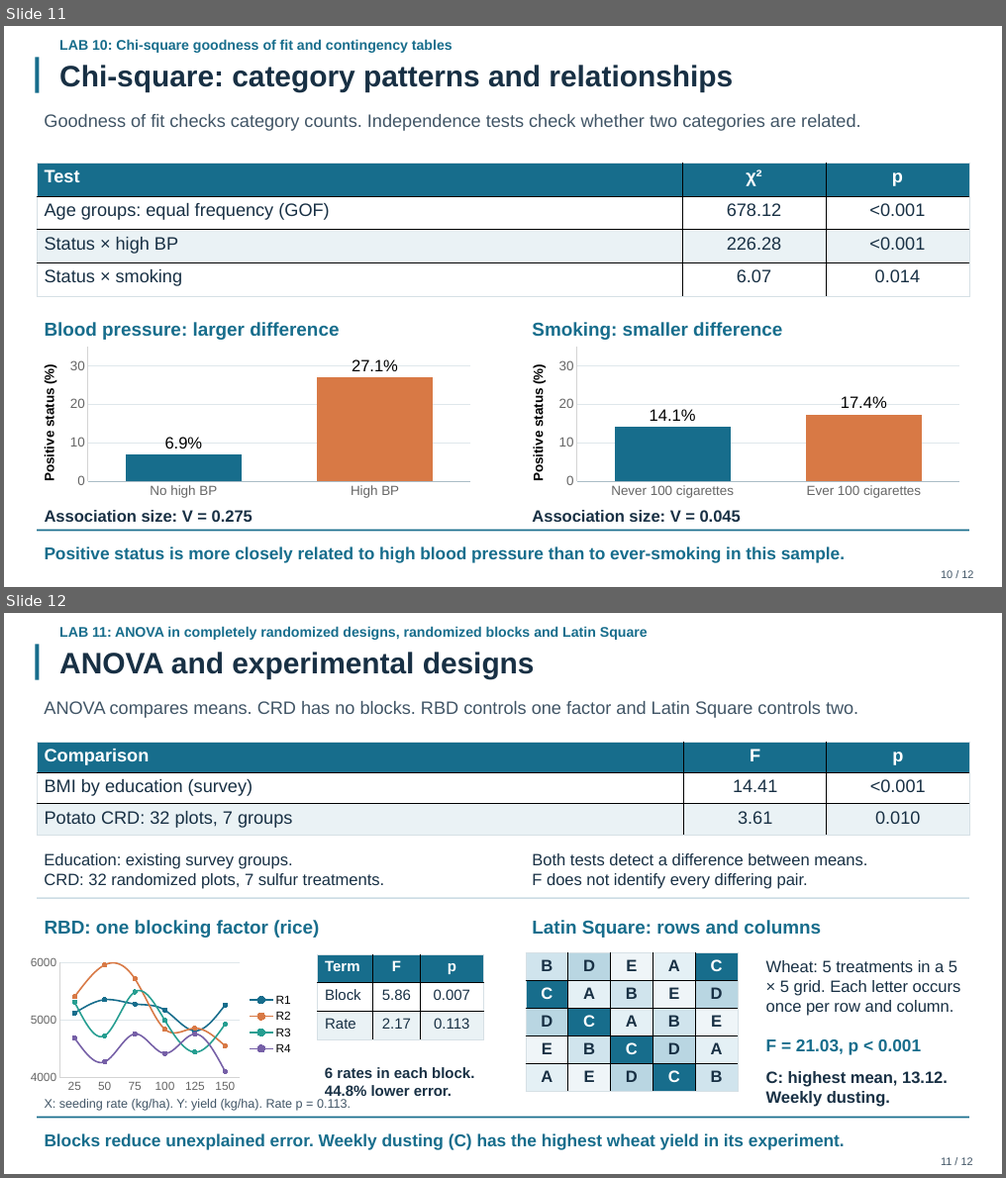
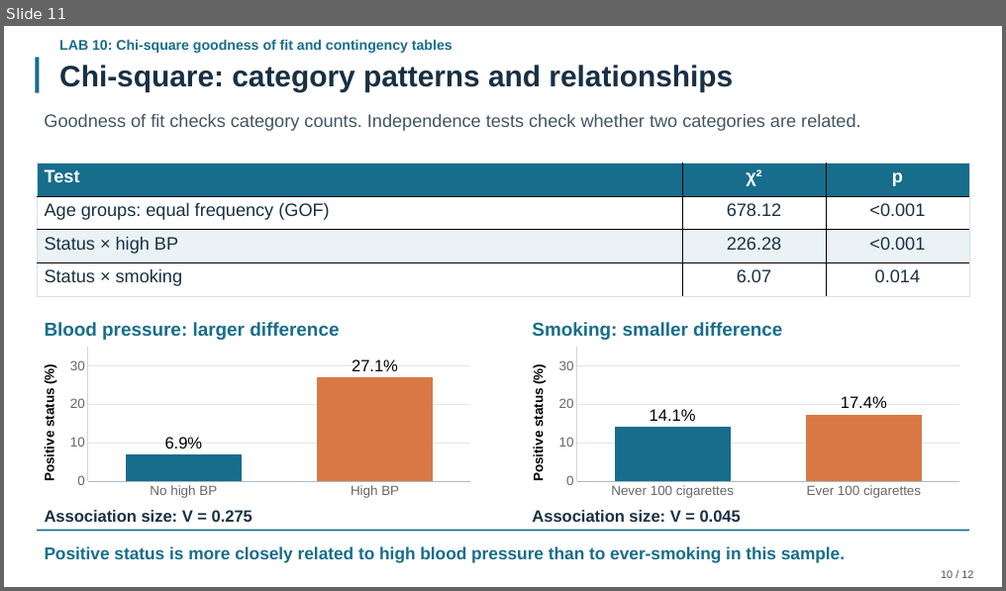
Before and after one commit to aryan8678/Maths-lab-project, a slide deck: submission/Diabetes_Statistics_Presentation.pptx. Shown one above the other, each under a label of ours: slides 11 and 12 before the commit, slide 11 after it. The pictures are 1006x1178 and 1006x591 pixels, drawn with LibreOffice and Linux fonts; fonts in the diff are those of the drawing. Boxes give left, top, right and bottom in pixels: in the first picture for what was removed or moved away, otherwise in the second. Text is boxed around its words. In the diff, an @@ line names an element or a change of style, - is before the commit and + after.

```diff
--- a/submission/Diabetes_Statistics_Presentation.pptx
+++ b/submission/Diabetes_Statistics_Presentation.pptx
@@ slide 12 removed at box(4, 613, 1002, 1174), background #FFFFFF @@
@@ text removed at box(59, 626, 648, 640) @@
-LAB 11: ANOVA in completely randomized designs, randomized blocks and Latin Square
@@ rectangle removed at box(36, 645, 40, 680) @@
@@ text removed at box(59, 652, 535, 679) @@
-ANOVA and experimental designs
@@ text removed at box(44, 701, 858, 718) @@
-ANOVA compares means. CRD has no blocks. RBD controls one factor and Latin Square controls two.
@@ table removed at box(37, 742, 970, 836), 3 rows, 3 columns @@
-Comparison | F | p
-BMI by education (survey) | 14.41 | <0.001
-Potato CRD: 32 plots, 7 groups | 3.61 | 0.010
@@ text removed at box(44, 854, 385, 889) @@
-Education: existing survey groups.
-CRD: 32 randomized plots, 7 sulfur treatments.
@@ text removed at box(532, 854, 867, 889) @@
-Both tests detect a difference between means.
-F does not identify every differing pair.
@@ rectangle removed at box(37, 897, 969, 899) @@
@@ text removed at box(45, 920, 319, 938) @@
-RBD: one blocking factor (rice)
@@ text removed at box(532, 920, 821, 938) @@
-Latin Square: rows and columns
@@ line chart removed at box(25, 953, 301, 1096) @@
-categories: 25, 50, 75, 100, 125, 150
-R1: 5110, 5350, 5270, 5160, 4800, 5250
-R2: 5400, 5950, 5710, 4830, 4850, 4540
-R3: 5310, 4720, 5480, 4990, 4430, 4920
-R4: 4680, 4260, 4750, 4410, 4750, 4100
@@ table removed at box(318, 955, 484, 1041), 3 rows, 3 columns @@
-Term | F | p
-Block | 5.86 | 0.007
-Rate | 2.17 | 0.113
@@ table removed at box(526, 953, 740, 1091), 5 rows, 5 columns @@
-B | D | E | A | C
-C | A | B | E | D
-D | C | A | B | E
-E | B | C | D | A
-A | E | D | C | B
@@ text removed at box(766, 960, 961, 1016) @@
-Wheat: 5 treatments in a 5 × 5 grid. Each letter occurs once per row and column.
@@ text removed at box(766, 1040, 921, 1055) @@
-F = 21.03, p < 0.001
@@ text removed at box(325, 1067, 474, 1100) @@
-6 rates in each block.
-44.8% lower error.
@@ text removed at box(766, 1071, 947, 1107) @@
-C: highest mean, 13.12.
-Weekly dusting.
@@ rectangle removed at box(37, 1117, 969, 1118) @@
@@ text removed at box(45, 1099, 350, 1111) @@
-X: seeding rate (kg/ha). Y: yield (kg/ha). Rate p = 0.113.
@@ text removed at box(45, 1134, 845, 1151) @@
-Blocks reduce unexplained error. Weekly dusting (C) has the highest wheat yield in its experiment.
@@ text removed at box(941, 1157, 973, 1165) @@
-11 / 12
```
Also in this commit, not shown: 1 slide changed, 1 slide added, 25 other files.
